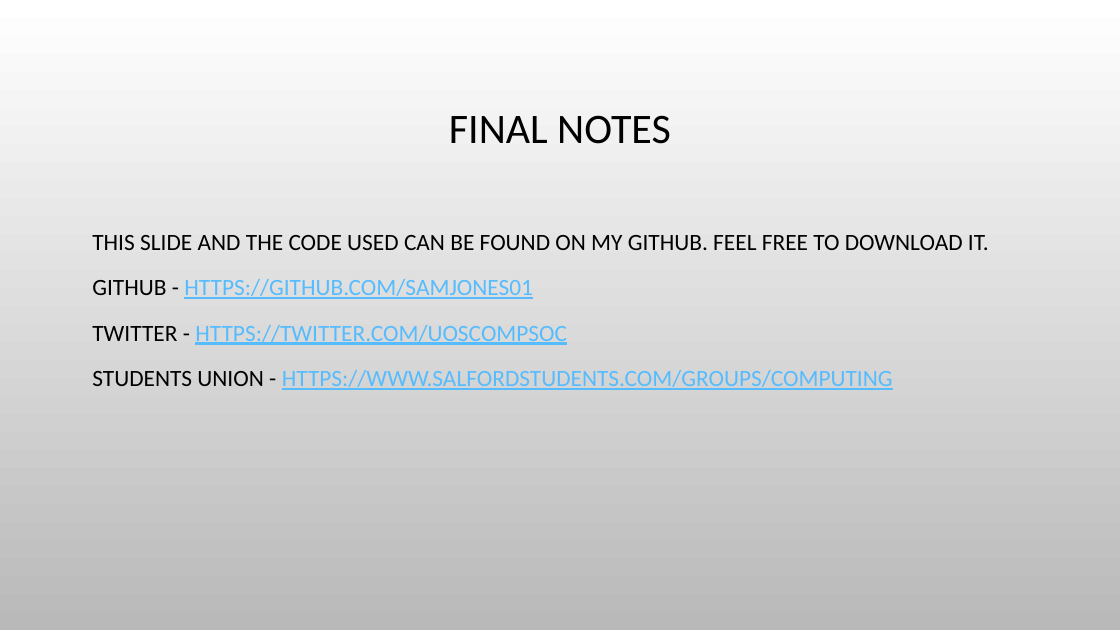
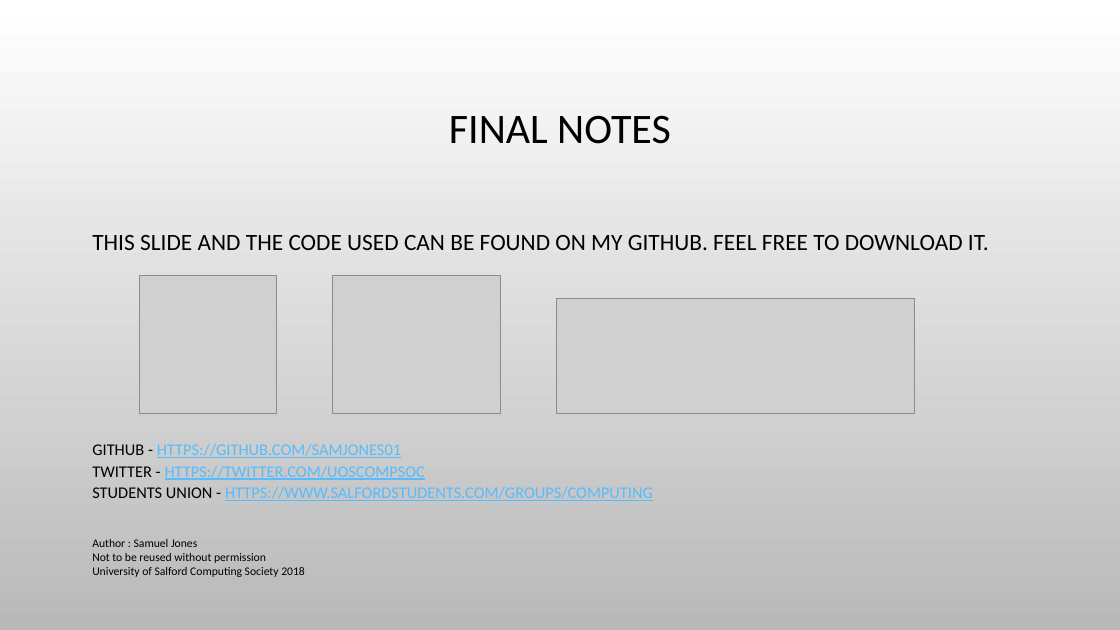
Before and after one commit to SamJones01/Computing-Society---HTML-CSS-DEMO, a slide deck: slide 36 of An Introduction to HTML5 & CSS.pptx. Drawn at 1120x630 pixels with LibreOffice and Linux fonts; fonts in the diff are those of the drawing; grey boxes stand for pictures; background and template pictures are left out. Boxes give left, top, right and bottom in pixels: in the first picture for what was removed or moved away, otherwise in the second. Text is boxed around its words. In the diff, an @@ line names an element or a change of style, - is before the commit and + after.

```diff
--- a/An Introduction to HTML5 & CSS.pptx
+++ b/An Introduction to HTML5 & CSS.pptx
@@ picture added at bbox=[139, 276, 277, 413] @@
@@ picture added at bbox=[332, 276, 501, 413] @@
@@ picture added at bbox=[556, 299, 914, 413] @@
@@ text at bbox=[92, 444, 653, 501]: size 20 to 14 pt in "GITHUB - HTTPS://GITHUB.COM/SAMJONES01", "TWITTER - HTTPS://TWITTER.COM/UOSCOMPSOC", "STUDENTS UNION - HTTPS://WWW.SALFORDSTUDENTS.COM/GROUPS/COMP ..."; line spacing 1.2 to 0.5 @@
@@ text added at bbox=[92, 539, 305, 577], 10 pt, text #000000 @@
+Author : Samuel Jones
+Not to be reused without permission
+University of Salford Computing Society 2018
```
Also in this commit, not shown: 34 other slides changed.
